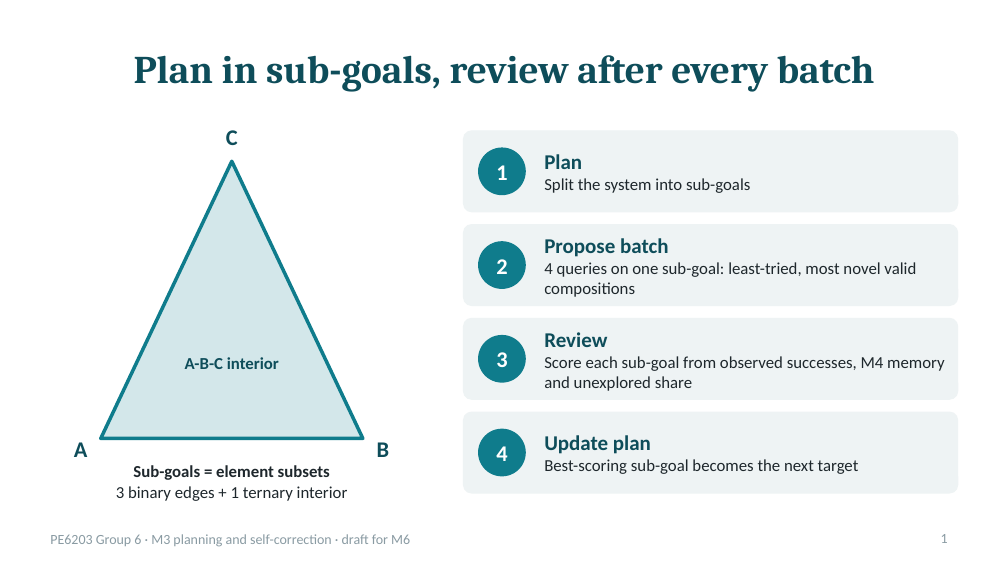
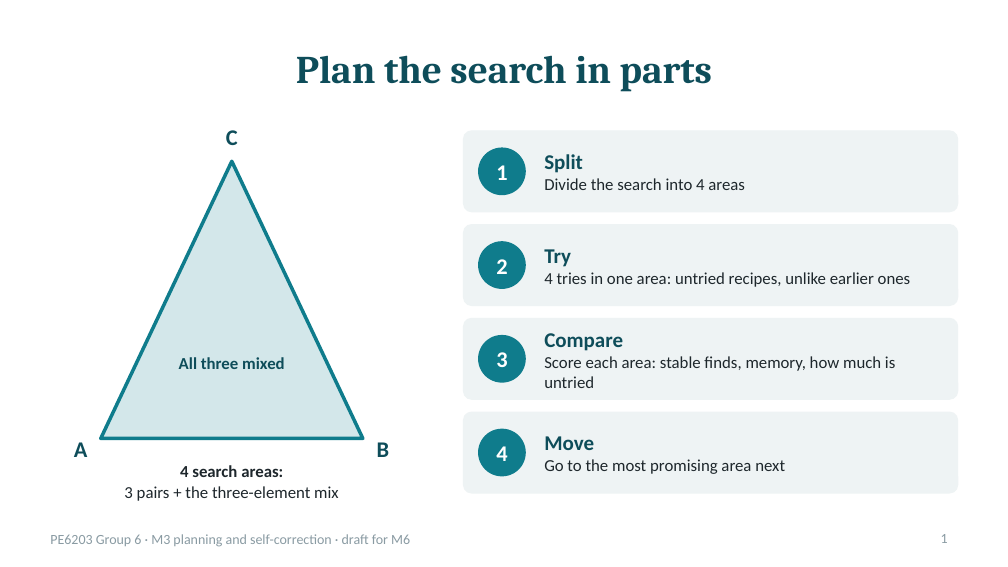
Before and after one commit to raymondtu1230-sudo/Group-Project-6-Auto-Research-for-Materials-Discovery, a slide deck: slide 1 of M3/report/M3_Method_Draft.pptx. Drawn at 1008x567 pixels with LibreOffice and Linux fonts; fonts in the diff are those of the drawing. Boxes give left, top, right and bottom in pixels: in the first picture for what was removed or moved away, otherwise in the second. Text is boxed around its words. In the diff, an @@ line names an element or a change of style, - is before the commit and + after.

```diff
--- a/M3/report/M3_Method_Draft.pptx
+++ b/M3/report/M3_Method_Draft.pptx
@@ title at [296, 55, 712, 92]: text changed @@
-Plan in sub-goals, review after every batch
+Plan the search in parts
@@ text at [544, 154, 745, 190]: text changed @@
-Plan
-Split the system into sub-goals
+Split
+Divide the search into 4 areas
@@ text at [544, 249, 911, 287]: text changed @@
-Propose batch
-4 queries on one sub-goal: least-tried, most novel valid compositions
+Try
+4 tries in one area: untried recipes, unlike earlier ones
@@ text at [179, 357, 285, 369]: text changed @@
-A-B-C interior
+All three mixed
@@ text at [544, 333, 895, 388]: text changed @@
-Review
-Score each sub-goal from observed successes, M4 memory and unexplored share
+Compare
+Score each area: stable finds, memory, how much is untried
@@ text at [544, 436, 785, 474]: text changed @@
-Update plan
-Best-scoring sub-goal becomes the next target
+Move
+Go to the most promising area next
@@ text at [124, 465, 339, 501]: text changed @@
-Sub-goals = element subsets
-3 binary edges + 1 ternary interior
+4 search areas:
+3 pairs + the three-element mix
```
Also in this commit, not shown: 2 other slides changed, 1 other file.
